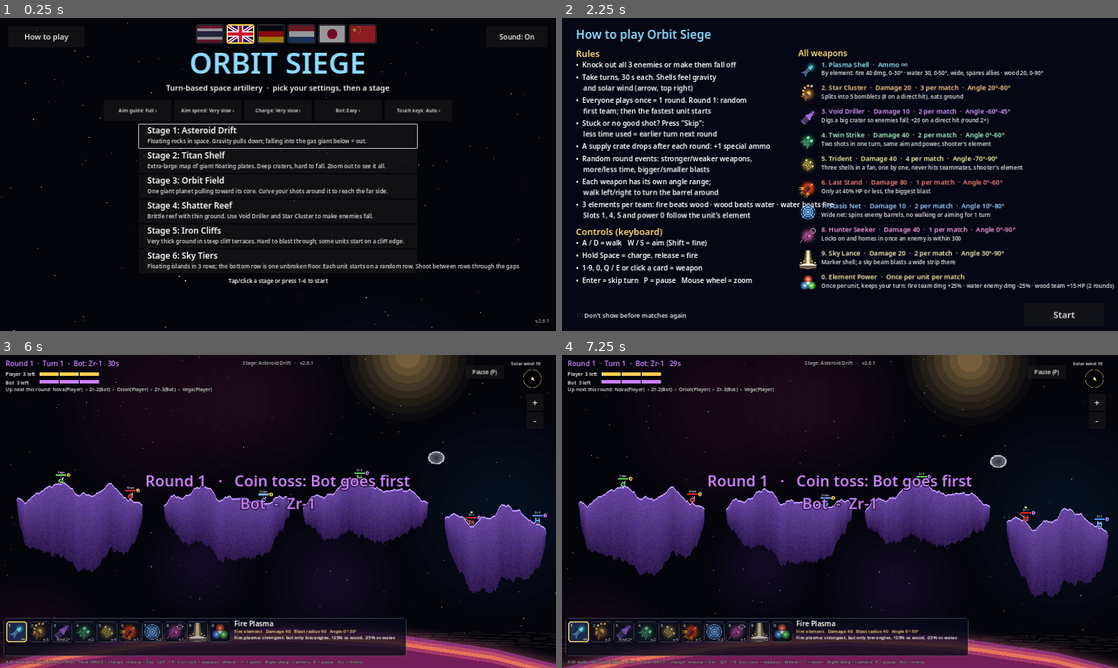
Above: before the commit, frames 1-4 (two rows, left to right).
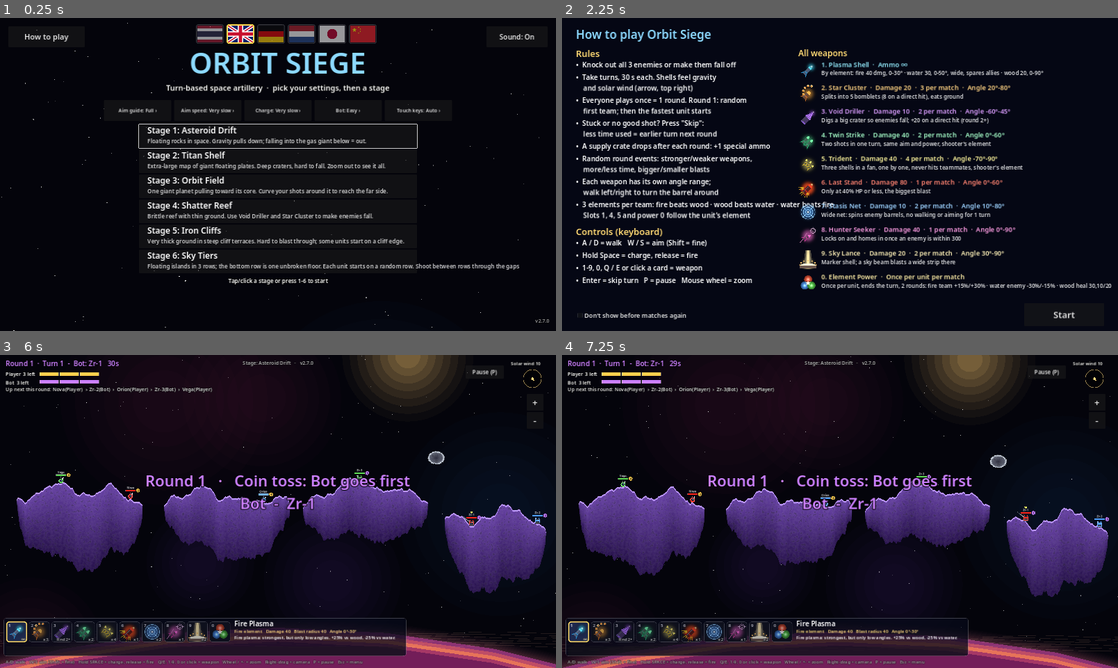
Above: after the commit, the same moments.

Repository: Pid924/OrbitSiege
Game: Godot game, scene res://scenes/menu.tscn
Same seed, same stepped clock (60 frames per second), same inputs: the game is played once before the commit and once after it.
Inputs (mouse positions are in pixels of both pictures, inside the frame that each line leads up to):
- Up to frame 1 (0.25 s): no input
- Up to frame 2 (2.25 s): click "Bot: Easy ›" at 0.5 s; click "Bot: Normal ›" at 1.25 s; click "Stage 1: Asteroid Drift" at 2 s
- Up to frame 3 (6 s): click "Stage 1: Asteroid Drift" at 2.75 s; click "Don't show before matches aga…" at 3.5 s; click "Don't show before matches aga…" at 4.25 s; click "Don't show before matches aga…" at 5 s; click "Start" at 5.75 s
- Up to frame 4 (7.25 s): tap Enter at 6.5 s; move the mouse to (962, 495) at 6.52 s; hold D from 6.53 s (still down); hold Shift from 6.53 s (still down); click (962, 495) at 6.67 s; tap Space at 6.77 s

The runs differ from the first frame. In frame 1, less than 0.1% of the frame differs, in the area x 97-99%, y 96-98%; in frame 2, 0.5%, in the area x 53-100%, y 84-87%; in frame 3, less than 0.1%; in frame 4, less than 0.1%.

Commit message:
2.7.0: element powers cost the turn, two-stage effects over 2 rounds, power status icons
Co-Authored-By: Claude Opus 5.5 <noreply@anthropic.com>
Claude-Session: https://claude.ai/code/session_01Lo9zaQgDYn7BjieRUw61Dn

Diff:
--- a/project.godot
+++ b/project.godot
@@ -5,7 +5,7 @@
 
 config/name="Orbit Siege"
 config/description="Turn-based space artillery prototype."
-config/version="2.6.1"
+config/version="2.7.0"
 config/icon="res://icon.png"
 run/main_scene="res://scenes/menu.tscn"
 config/features=PackedStringArray("4.2", "GL Compatibility")
--- a/scripts/controllers/bot_controller.gd
+++ b/scripts/controllers/bot_controller.gd
@@ -63,6 +63,8 @@
 	_fill_candidates()
 	if _want_special():
 		game.submit_command({"type": "weapon", "team": team, "index": Weapons.LIST.find("special")})
+		state = State.IDLE  # the power ends the turn: nothing else to do
+		return
 	game.submit_command({"type": "weapon", "team": team, "index": Weapons.LIST.find(_pick_weapon())})
 	var crate = _reachable_crate()
 	if crate != null:
@@ -102,7 +104,7 @@
 	return "plasma"
 
 
-## Element power (slot 0), once per unit: fire and water use it now and then; wood when the team is hurt.
+## Element power (slot 0), once per unit, costs the turn: fire and water now and then; wood when the team is hurt.
 func _want_special() -> bool:
 	if not game.weapon_available(team, "special"):
 		return false
@@ -112,7 +114,7 @@
 			if u.alive and u.team == team:
 				missing += u.MAX_HP - u.hp
 		return missing >= 60
-	return rng.randf() < 0.3
+	return rng.randf() < 0.15  # the power costs the turn
 
 
 func end_turn() -> void:
--- a/scripts/game/game_settings.gd
+++ b/scripts/game/game_settings.gd
@@ -48,7 +48,7 @@
 
 ## How much of the predicted flight path the human player sees, in seconds of flight.
 const GUIDE_OPTIONS := [["ปิด", 0.0], ["สั้น", 0.35], ["กลาง", 0.9], ["ยาว", 2.0], ["เต็มเส้น", 12.0]]
-const VERSION := "2.6.1"
+const VERSION := "2.7.0"
 
 ## [label, seconds to fill the charge bar] for the human player.
 const CHARGE_OPTIONS := [["ช้ามาก", 5.0], ["ช้า", 3.6], ["ปกติ", 2.6], ["เร็ว", 1.6]]
--- a/scripts/game/i18n_table.gd
+++ b/scripts/game/i18n_table.gd
@@ -34,6 +34,18 @@
 	"บาเรีย": ["Barrier", "Barriere", "Barrière", "バリア", "护盾"],
 	"กล่องวาร์ปกำลังตก!": ["A warp crate is falling!", "Eine Warpkiste fällt!", "Er valt een warpkist!", "ワープ箱が落下中！", "传送箱正在落下！"],
 	"ธาตุตามคนยิง": ["Shooter's element", "Element des Schützen", "Element van de schutter", "撃ち手の属性", "射手属性"],
+	"จบตาทันที รอบนี้เพื่อนร่วมทีมดาเมจ +15% รอบหน้าทั้งทีม (รวมตัวเอง) +30% ใช้ได้ครั้งเดียว": ["Ends your turn. This round teammates deal +15%; next round the whole team (you too) deals +30%. Once.", "Beendet den Zug. Diese Runde machen Verbündete +15%, nächste Runde das ganze Team (auch du) +30%. Einmalig.", "Beëindigt je beurt. Deze ronde doen teamgenoten +15%, volgende ronde het hele team (jij ook) +30%. Eenmalig.", "ターン終了。このラウンドは味方のダメージ+15%、\n次のラウンドは自分を含むチーム全員+30%。1回限り。", "结束回合。本轮队友伤害+15%，\n下一轮全队（含自己）+30%。仅1次。"],
+	"จบตาทันที ทีมศัตรูดาเมจ -30% รอบนี้ และ -15% รอบหน้า ใช้ได้ครั้งเดียว": ["Ends your turn. Enemy damage -30% this round and -15% next round. Once.", "Beendet den Zug. Gegnerschaden -30% diese Runde und -15% nächste Runde. Einmalig.", "Beëindigt je beurt. Vijandschade -30% deze ronde en -15% volgende ronde. Eenmalig.", "ターン終了。敵のダメージを\nこのラウンド-30%、次のラウンド-15%。1回限り。", "结束回合。敌方伤害本轮-30%，\n下一轮-15%。仅1次。"],
+	"จบตาทันที ฮีลตัวเอง 30 เพื่อนร่วมทีม 10 แล้วต้นรอบหน้าฮีลทั้งทีมอีก 20 ใช้ได้ครั้งเดียว": ["Ends your turn. Heals you 30 and each teammate 10, then the whole team 20 when the next round starts. Once.", "Beendet den Zug. Heilt dich um 30 und Verbündete um 10, zu Beginn der nächsten Runde das ganze Team um 20. Einmalig.", "Beëindigt je beurt. Heelt jou 30 en teamgenoten 10, bij de volgende ronde het hele team 20. Eenmalig.", "ターン終了。自分をHP30、味方を10回復し、\n次のラウンド開始時にチーム全員を20回復。1回限り。", "结束回合。自己回复30、队友回复10，\n下一轮开始全队再回复20。仅1次。"],
+	"ท่าพิเศษตามธาตุของตัวที่เล่น ตัวละครละ 1 ครั้งต่อเกม กดแล้วจบตาทันที มีผล 2 รอบ": ["The playing unit's element power. Once per unit per match; ends the turn and lasts 2 rounds.", "Elementkraft der Einheit. Einmal pro Einheit und Spiel; beendet den Zug, wirkt 2 Runden.", "Elementkracht van de eenheid. Eén keer per eenheid per potje; beëindigt de beurt, werkt 2 rondes.", "使うユニットの属性の必殺技。1体1試合1回。\n使うとターン終了、効果は2ラウンド。", "当前单位的属性技能，每个单位每局1次。\n使用即结束回合，效果持续2轮。"],
+	"กดแล้วจบตาทันที": ["Ends the turn right away", "Beendet den Zug sofort", "Beëindigt de beurt meteen", "使うとすぐターン終了", "使用后立即结束回合"],
+	"พลังธาตุ ดาเมจ +%d%%": ["Element power: damage +%d%%", "Elementkraft: Schaden +%d%%", "Elementkracht: schade +%d%%", "属性の力：ダメージ+%d%%", "属性之力：伤害+%d%%"],
+	"พลังธาตุ ดาเมจ -%d%%": ["Element power: damage -%d%%", "Elementkraft: Schaden -%d%%", "Elementkracht: schade -%d%%", "属性の力：ダメージ-%d%%", "属性之力：伤害-%d%%"],
+	"   ไม้: ต้นรอบหน้าฮีลทั้งทีม %d": ["   Wood: team heals %d next round", "   Holz: Team heilt %d nächste Runde", "   Hout: team heelt %d volgende ronde", "   木：次ラウンド開始時にチーム回復%d", "   木：下一轮开始全队回复%d"],
+	"   ไฟ: เพื่อนดาเมจ +%d%% (รอบ 1/2)": ["   Fire: teammates +%d%% (round 1/2)", "   Feuer: Verbündete +%d%% (Runde 1/2)", "   Vuur: teamgenoten +%d%% (ronde 1/2)", "   火：味方+%d%%（1/2ラウンド）", "   火：队友+%d%%（第1/2轮）"],
+	"   ไฟ: ทั้งทีมดาเมจ +%d%% (รอบ 2/2)": ["   Fire: whole team +%d%% (round 2/2)", "   Feuer: ganzes Team +%d%% (Runde 2/2)", "   Vuur: hele team +%d%% (ronde 2/2)", "   火：チーム全員+%d%%（2/2ラウンド）", "   火：全队+%d%%（第2/2轮）"],
+	"   โดนน้ำ: ดาเมจ -%d%% (รอบ %d/2)": ["   Water curse: damage -%d%% (round %d/2)", "   Wasserfluch: Schaden -%d%% (Runde %d/2)", "   Watervloek: schade -%d%% (ronde %d/2)", "   水の呪い：ダメージ-%d%%（%d/2ラウンド）", "   水之诅咒：伤害-%d%%（第%d/2轮）"],
+	"ตัวละ 1 ครั้ง จบตาทันที 2 รอบ: ไฟ ทีม +15%/+30% · น้ำ ศัตรู -30%/-15% · ไม้ ฮีล 30,10/20": ["Once per unit, ends the turn, 2 rounds: fire team +15%/+30% · water enemy -30%/-15% · wood heal 30,10/20", "Einmal pro Einheit, beendet den Zug, 2 Runden: Feuer Team +15%/+30% · Wasser Gegner -30%/-15% · Holz Heilung 30,10/20", "Eén keer per eenheid, beëindigt de beurt, 2 rondes: vuur team +15%/+30% · water vijand -30%/-15% · hout heling 30,10/20", "1体1回・ターン終了・2ラウンド：火 味方+15%/+30% · 水 敵-30%/-15% · 木 回復30,10/20", "每单位1次、结束回合、2轮：火 全队+15%/+30% · 水 敌方-30%/-15% · 木 回复30,10/20"],
 	"กล่องวาร์ปหายไป": ["Warp crate vanished", "Warpkiste verschwunden", "Warpkist verdwenen", "ワープ箱が消えた", "传送箱消失了"],
 	"ไฟ": ["Fire", "Feuer", "Vuur", "火", "火"],
 	"น้ำ": ["Water", "Wasser", "Water", "水", "水"],
--- a/scripts/game/match.gd
+++ b/scripts/game/match.gd
@@ -94,8 +94,9 @@
 var team_boost := [0.0, 0.0]  # extra damage for the team's next shot (legacy weapon "boost" key)
 ## Element powers, in rounds left (the round of use counts): own damage up, own damage down, heal at round start.
 var team_rally := [0, 0]
-var team_curse := [0, 0]
+var team_curse := [0, 0]  # on the team whose damage is cut
 var team_bloom := [0, 0]
+var rally_caster := [-1, -1]  # unit_id of the fire unit that called the rally (no bonus for it in round 1)
 var shot_dmg_mult := 1.0
 var shot_radius_mult := 1.0
 var pending_strikes: Array = []  # {"pos", "axis", "weapon", "time"} for sky beams on their way down
@@ -495,10 +496,7 @@
 	if team_boost[current_team] > 0.0 and not w.has("boost"):
 		shot_dmg_mult *= 1.0 + team_boost[current_team]
 		team_boost[current_team] = 0.0
-	if team_rally[current_team] > 0:
-		shot_dmg_mult *= 1.0 + Weapons.SPECIAL_DMG
-	if team_curse[current_team] > 0:
-		shot_dmg_mult *= 1.0 - Weapons.SPECIAL_DMG
+	shot_dmg_mult *= 1.0 + power_bonus(active_unit)
 	shot_radius_mult = 1.0 + _event_value("blast") / 100.0
 	shot_dmg_mult *= 1.0 + float(buffs.get("dmg", 0.0))
 	if buffs.has("double"):
@@ -1015,7 +1013,7 @@
 		c.queue_free()
 
 
-## Slot 0: the active unit's element power, once per unit per match. It does not end the turn.
+## Slot 0: the active unit's element power, once per unit per match. Using it ends the turn.
 func _use_special() -> void:
 	if not weapon_available(current_team, "special"):
 		return
@@ -1027,35 +1025,70 @@
 	var fx := Explosion.new()
 	fx.setup(u.body_center(), 90.0, w.color)
 	add_child(fx)
+	_float_text(u.body_center() + Vector2(0, -60), w.name, w.color)
 	match w.special:
 		"rally":
 			team_rally[team] = Weapons.SPECIAL_ROUNDS
-			_float_text(u.body_center() + Vector2(0, -60), L.t("ทั้งทีมดาเมจ +%d%% 2 รอบ") % roundi(Weapons.SPECIAL_DMG * 100), w.color)
+			rally_caster[team] = u.unit_id
 		"curse":
 			team_curse[1 - team] = Weapons.SPECIAL_ROUNDS
-			_float_text(u.body_center() + Vector2(0, -60), L.t("ศัตรูดาเมจ -%d%% 2 รอบ") % roundi(Weapons.SPECIAL_DMG * 100), w.color)
 		"bloom":
-			team_bloom[team] = Weapons.SPECIAL_ROUNDS - 1  # heals now, then again at the start of each later round
-			_bloom(team)
-
-
-## Verdant Bloom: every living unit of `team` heals SPECIAL_HEAL.
-func _bloom(team: int) -> void:
-	for v in units:
-		if v.alive and v.team == team:
-			var healed: int = v.heal(Weapons.SPECIAL_HEAL)
-			if healed > 0:
-				_float_text(v.body_center() + Vector2(0, -30), "+%d" % healed, Color(0.5, 1.0, 0.55))
-
-
-## Round start: element powers count down a round; a pending Verdant Bloom heals again.
+			team_bloom[team] = Weapons.SPECIAL_ROUNDS
+			for v in units:
+				if v.alive and v.team == team:
+					_heal_text(v, Weapons.BLOOM_SELF if v == u else Weapons.BLOOM_MATES)
+	_refresh_power_marks()
+	# The power takes the unit's turn.
+	u.charge = 0.0
+	controllers[current_team].end_turn()
+	aim_guide.clear()
+	_begin_settling()
+
+
+func _heal_text(v, amount: int) -> void:
+	var healed: int = v.heal(amount)
+	if healed > 0:
+		_float_text(v.body_center() + Vector2(0, -30), "+%d" % healed, Color(0.5, 1.0, 0.55))
+
+
+## Element power stage this round: 1 = the round it was used, 2 = the next one, 0 = not active.
+func power_stage(rounds_left: int) -> int:
+	return Weapons.SPECIAL_ROUNDS - rounds_left + 1 if rounds_left > 0 else 0
+
+
+## Damage bonus (or cut, negative) from element powers for a shot by `u`.
+func power_bonus(u) -> float:
+	var bonus := 0.0
+	var rally := power_stage(team_rally[u.team])
+	if rally == 1 and u.unit_id != rally_caster[u.team]:
+		bonus += Weapons.RALLY_DMG[0]
+	elif rally == 2:
+		bonus += Weapons.RALLY_DMG[1]
+	var curse := power_stage(team_curse[u.team])
+	if curse > 0:
+		bonus -= Weapons.CURSE_DMG[curse - 1]
+	return bonus
+
+
+## Updates the power icons drawn on every unit.
+func _refresh_power_marks() -> void:
+	for u in units:
+		u.power_bonus = power_bonus(u)
+		u.bloom_next = power_stage(team_bloom[u.team]) == 1
+
+
+## Round start: element powers count down a round; Verdant Bloom's second heal lands now.
 func _tick_element_powers() -> void:
 	for team in 2:
 		team_rally[team] = maxi(0, team_rally[team] - 1)
 		team_curse[team] = maxi(0, team_curse[team] - 1)
 		if team_bloom[team] > 0:
 			team_bloom[team] -= 1
-			_bloom(team)
+			if team_bloom[team] == Weapons.SPECIAL_ROUNDS - 1:
+				for v in units:
+					if v.alive and v.team == team:
+						_heal_text(v, Weapons.BLOOM_ALL)
+	_refresh_power_marks()
 
 
 func _collect(crate, unit) -> void:
--- a/scripts/game/unit.gd
+++ b/scripts/game/unit.gd
@@ -34,6 +34,8 @@
 var suit := Color.WHITE
 var walk_mult := 1.0
 var special_used := false  # element power (slot 0) is once per unit per match
+var power_bonus := 0.0  # damage change from element powers right now (drawn as an arrow)
+var bloom_next := false  # Verdant Bloom heals this unit again when the next round starts
 var order_num := 0  # place in this round's turn order (0 = none)
 var order_done := false  # already had its turn this round
 var fell_into_core := false
@@ -286,6 +288,20 @@
 		dot.x -= 9.0
 	if not buffs.is_empty():
 		draw_circle(dot, 3.5, Color(1.0, 0.8, 0.25))
+		dot.x -= 9.0
+	# Element powers: red up arrow = damage up, blue down arrow = damage down, green plus = heal next round.
+	if power_bonus > 0.001:
+		var c := Weapons.ELEMENT_INFO.fire.color
+		draw_colored_polygon(PackedVector2Array([dot + Vector2(0, -5), dot + Vector2(-4.5, 2), dot + Vector2(4.5, 2)]), c)
+		dot.x -= 10.0
+	elif power_bonus < -0.001:
+		var c := Weapons.ELEMENT_INFO.water.color
+		draw_colored_polygon(PackedVector2Array([dot + Vector2(0, 5), dot + Vector2(-4.5, -2), dot + Vector2(4.5, -2)]), c)
+		dot.x -= 10.0
+	if bloom_next:
+		var c := Weapons.ELEMENT_INFO.wood.color
+		draw_rect(Rect2(dot + Vector2(-4, -1), Vector2(8, 2.5)), c)
+		draw_rect(Rect2(dot + Vector2(-1.25, -4), Vector2(2.5, 8)), c)
 	draw_string(font, head + Vector2(-30, -4), unit_name, HORIZONTAL_ALIGNMENT_CENTER, 60, 11, Color(1, 1, 1, 0.9))
 	if order_num > 0 and alive:
 		# This round's turn order, right of the HP bar (dim once the unit has played).
--- a/scripts/sim/weapons.gd
+++ b/scripts/sim/weapons.gd
@@ -35,10 +35,13 @@
 	"water": {"name": "น้ำ", "color": Color(0.3, 0.62, 1.0), "beats": "fire", "walk": 1.25},
 	"wood": {"name": "ไม้", "color": Color(0.36, 0.85, 0.32), "beats": "water", "walk": 0.75},
 }
-## Element powers (slot 0): how many rounds they last, counting the round they are used in.
+## Element powers (slot 0): used instead of shooting (the turn ends) and last 2 rounds, the round of use first.
 const SPECIAL_ROUNDS := 2
-const SPECIAL_DMG := 0.25
-const SPECIAL_HEAL := 15
+const RALLY_DMG := [0.15, 0.30]  # fire: round 1 teammates only (the caster gave up its turn), round 2 whole team
+const CURSE_DMG := [0.30, 0.15]  # water: enemy damage down, round 1 then round 2
+const BLOOM_SELF := 30  # wood: round 1 heals the caster this much ...
+const BLOOM_MATES := 10  # ... and each teammate this much
+const BLOOM_ALL := 20  # round 2 (when it starts): everyone on the team
 
 const DATA := {
 	# Not in LIST: the shot a teleport crate turns your next shot into.
@@ -70,22 +73,22 @@
 	"special": {
 		"name": "Element Power", "radius": 0.0, "damage": 0.0, "special": true,
 		"color": Color(1.0, 0.9, 0.5), "icon": "res://assets/weapons/special.png",
-		"desc": "ท่าพิเศษตามธาตุของตัวที่เล่น ตัวละครละ 1 ครั้งต่อเกม กดแล้วยังยิงต่อในตานั้นได้",
+		"desc": "ท่าพิเศษตามธาตุของตัวที่เล่น ตัวละครละ 1 ครั้งต่อเกม กดแล้วจบตาทันที มีผล 2 รอบ",
 	},
 	"special_fire": {
 		"name": "Blaze Rally", "radius": 0.0, "damage": 0.0, "special": "rally",
 		"color": Color(1.0, 0.25, 0.18), "icon": "res://assets/weapons/special_fire.png",
-		"desc": "ทั้งทีมดาเมจ +25% เป็นเวลา 2 รอบ (นับรอบนี้) ใช้ได้ครั้งเดียว กดแล้วยังยิงต่อได้",
+		"desc": "จบตาทันที รอบนี้เพื่อนร่วมทีมดาเมจ +15% รอบหน้าทั้งทีม (รวมตัวเอง) +30% ใช้ได้ครั้งเดียว",
 	},
 	"special_water": {
 		"name": "Tidal Curse", "radius": 0.0, "damage": 0.0, "special": "curse",
 		"color": Color(0.35, 0.7, 1.0), "icon": "res://assets/weapons/special_water.png",
-		"desc": "ทีมศัตรูดาเมจ -25% เป็นเวลา 2 รอบ (นับรอบนี้) ใช้ได้ครั้งเดียว กดแล้วยังยิงต่อได้",
+		"desc": "จบตาทันที ทีมศัตรูดาเมจ -30% รอบนี้ และ -15% รอบหน้า ใช้ได้ครั้งเดียว",
 	},
 	"special_wood": {
 		"name": "Verdant Bloom", "radius": 0.0, "damage": 0.0, "special": "bloom",
 		"color": Color(0.45, 0.9, 0.4), "icon": "res://assets/weapons/special_wood.png",
-		"desc": "ทั้งทีม +15 HP ทันที และอีก 15 ตอนเริ่มรอบหน้า (2 รอบ) ใช้ได้ครั้งเดียว กดแล้วยังยิงต่อได้",
+		"desc": "จบตาทันที ฮีลตัวเอง 30 เพื่อนร่วมทีม 10 แล้วต้นรอบหน้าฮีลทั้งทีมอีก 20 ใช้ได้ครั้งเดียว",
 	},
 	"cluster": {
 		"name": "Star Cluster", "radius": 24.0, "carve": 38.0, "damage": 20.0, "ammo": 3, "friendly_safe": true, "elev": Vector2(20, 80),
--- a/scripts/ui/how_to_play.gd
+++ b/scripts/ui/how_to_play.gd
@@ -20,7 +20,7 @@
 	"snare": "ตาข่ายวงกว้าง สุ่มมุมปืนศัตรู เดินและหมุนปืนไม่ได้ 1 ตา",
 	"seeker": "เมื่อศัตรูอยู่ในระยะ 300 จะล็อกแล้วเลี้ยวไล่เอง",
 	"sky": "ยิงลูกบอกพิกัด ลำแสงจากฟ้าถล่มพื้นตรงนั้นเป็นวงกว้าง",
-	"special": "ตัวละ 1 ครั้ง ไม่เสียตา: ไฟ ทีมดาเมจ +25% · น้ำ ศัตรูดาเมจ -25% · ไม้ ทีม +15 HP (2 รอบ)",
+	"special": "ตัวละ 1 ครั้ง จบตาทันที 2 รอบ: ไฟ ทีม +15%/+30% · น้ำ ศัตรู -30%/-15% · ไม้ ฮีล 30,10/20",
 }
 
 var dont_show: CheckBox
--- a/scripts/ui/hud.gd
+++ b/scripts/ui/hud.gd
@@ -392,12 +392,16 @@
 		var line := L.t("%s  เหลือ %d คน") % [game.team_name(team), game.alive_count(team)]
 		if game.team_boost[team] > 0.0:
 			line += L.t("   (+) นัดถัดไปแรงขึ้น %d%%") % int(game.team_boost[team] * 100)
-		if game.team_rally[team] > 0:
-			line += L.t("   ดาเมจ +%d%% อีก %d รอบ") % [roundi(Weapons.SPECIAL_DMG * 100), game.team_rally[team]]
-		if game.team_curse[team] > 0:
-			line += L.t("   ดาเมจ -%d%% อีก %d รอบ") % [roundi(Weapons.SPECIAL_DMG * 100), game.team_curse[team]]
-		if game.team_bloom[team] > 0:
-			line += L.t("   +%d HP ต้นรอบหน้า") % Weapons.SPECIAL_HEAL
+		var rally: int = game.power_stage(game.team_rally[team])
+		if rally == 1:
+			line += L.t("   ไฟ: เพื่อนดาเมจ +%d%% (รอบ 1/2)") % roundi(Weapons.RALLY_DMG[0] * 100)
+		elif rally == 2:
+			line += L.t("   ไฟ: ทั้งทีมดาเมจ +%d%% (รอบ 2/2)") % roundi(Weapons.RALLY_DMG[1] * 100)
+		var curse: int = game.power_stage(game.team_curse[team])
+		if curse > 0:
+			line += L.t("   โดนน้ำ: ดาเมจ -%d%% (รอบ %d/2)") % [roundi(Weapons.CURSE_DMG[curse - 1] * 100), curse]
+		if game.power_stage(game.team_bloom[team]) == 1:
+			line += L.t("   ไม้: ต้นรอบหน้าฮีลทั้งทีม %d") % Weapons.BLOOM_ALL
 		lines.append(line)
 	teams_label.text = "\n".join(lines)
 	# Bars sit right of the longest team line (the text length depends on the language).
@@ -481,6 +485,10 @@
 		parts.append(L.t("ติดพิษอีก %d ตา") % u.poison_turns)
 	if u.barrier:
 		parts.append(L.t("บาเรีย"))
+	if u.power_bonus > 0.001:
+		parts.append(L.t("พลังธาตุ ดาเมจ +%d%%") % roundi(u.power_bonus * 100.0))
+	elif u.power_bonus < -0.001:
+		parts.append(L.t("พลังธาตุ ดาเมจ -%d%%") % roundi(-u.power_bonus * 100.0))
 	return (L.t("สถานะ: ") + "  ·  ".join(parts)) if not parts.is_empty() else ""
 
 
@@ -504,7 +512,7 @@
 func _stats_text(w: Dictionary) -> String:
 	var parts := []
 	if w.has("special"):
-		return L.t("กดแล้วยังยิงต่อในตานี้ได้")
+		return L.t("กดแล้วจบตาทันที")
 	if w.has("element"):
 		parts.append(L.t("ธาตุ%s") % L.t(Weapons.ELEMENT_INFO[w.element].name))
 	elif w.get("elemental", false):
Binary file changed: assets/fonts/noto-sans-ja-600.woff2
Binary file changed: assets/fonts/noto-sans-zh-600.woff2
Not shown, changed: CHANGELOG.md
Not shown, changed: docs/index.pck
